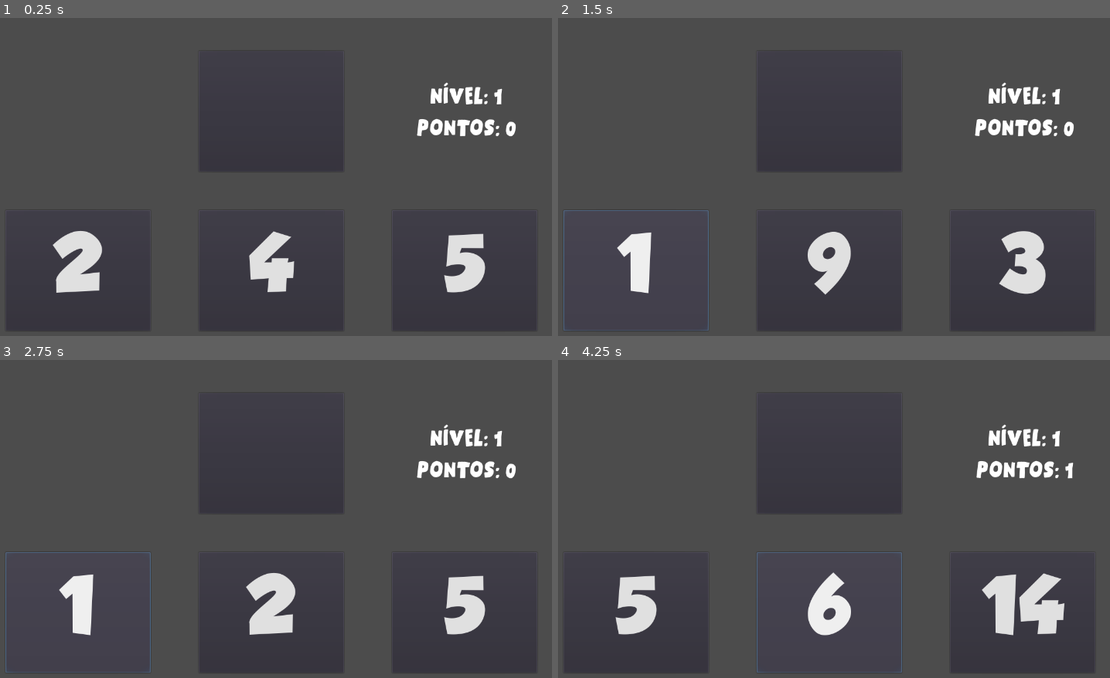
Above: before the commit, frames 1-4 (two rows, left to right).
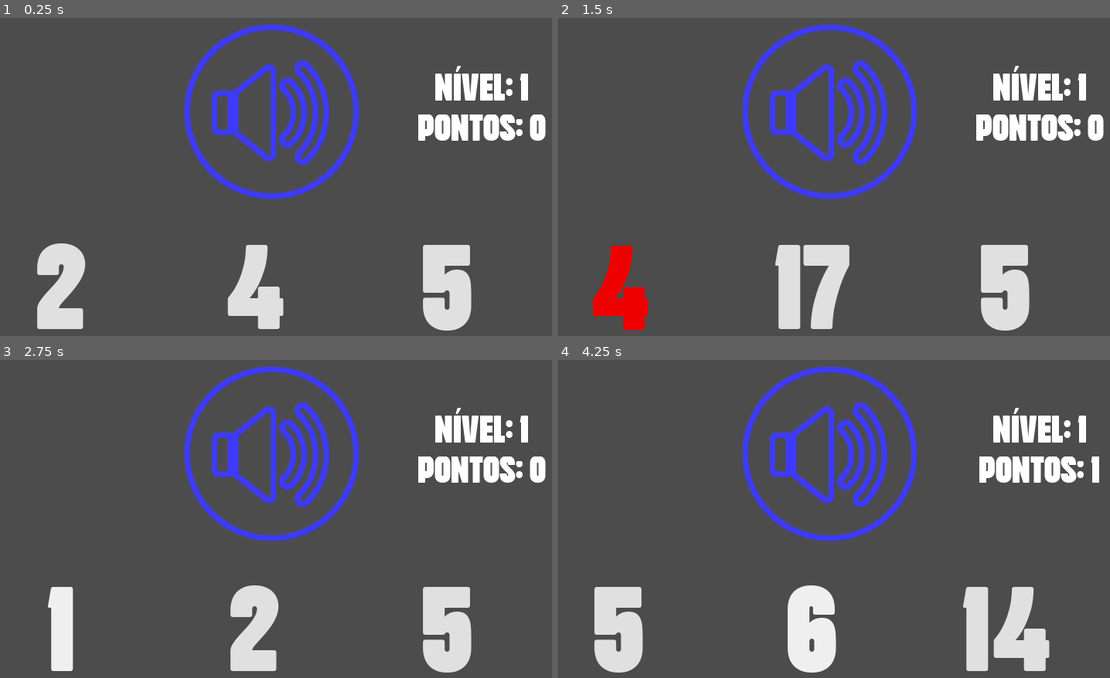
Above: after the commit, the same moments.

Repository: rauanb/Numeros
Game: Godot game, scene res://Main.tscn
The game is run twice, just before and just after one commit, with the same random seed, the same clock (stepped at 60 frames per second) and the same inputs. Sound files missing from this copy of the repository are replaced by a short silence.
Inputs:
- Up to frame 1 (0.25 s): no input
- Up to frame 2 (1.5 s): click "2" at 0.5 s; click "4" at 1.25 s
- Up to frame 3 (2.75 s): click "1" at 2 s
- Up to frame 4 (4.25 s): click "2" at 2.75 s; click "9" at 3.5 s

The runs differ from the first frame. In frame 1, 14% of the frame differs, in the area x 6-99%, y 1-99%; in frame 2, 14%; in frame 3, 14%; in frame 4, 15%.

Commit message:
interface ok

Diff:
--- a/Main.gd
+++ b/Main.gd
@@ -12,7 +12,7 @@
 
 func _ready():
 	randomize()
-	OS.set_current_screen(1)
+	OS.set_current_screen(0)
 	audio_list = get_audio_list(level)
 	name_list = audio_list
 	$CenterContainer/VBoxContainer/HBoxContainer2/Label.text = "Nível: " + str(level) + "\n" + "Pontos: " + str(score)
@@ -41,8 +41,7 @@
 	var buttons_list = $CenterContainer/VBoxContainer/HBoxContainer.get_children()
 	var sorted_button = buttons_list.pop_at(randi() % buttons_list.size())
 	correct_button = sorted_button
-
-
+	sorted_button.set_modulate(Color(1, 1, 1, 1))
 
 #	format label of button based on the sorted audio
 	correct.erase(0,correct.find("-")+1)
@@ -56,11 +55,19 @@
 		if txt == int(correct):
 			txt += randi() % 3 + 1
 		i.text = str(txt)
+		i.set_modulate(Color(1, 1, 1, 1))
 
 func check(button):
 	if button == correct_button:
+		button.set_modulate(Color(0, 1, 0, 1))
 		score += 1
+		$audioScore.play()
+		yield($audioScore,"finished")
 		update_score()
+	else:
+		button.set_modulate(Color(1, 0, 0, 1))
+		$audioError.play()
+		yield($audioError,"finished")
 	new_challenge()
 
 func update_score():
@@ -68,6 +75,8 @@
 
 	if score % 10 == 0:
 		level_up(1)
+		$audioLevelUp.play()
+		yield($audioLevelUp,"finished")
 
 func level_up(incr):
 	level += incr
--- a/Main.tscn
+++ b/Main.tscn
@@ -1,8 +1,14 @@
-[gd_scene load_steps=5 format=2]
+[gd_scene load_steps=11 format=2]
 
 [ext_resource path="res://Main.gd" type="Script" id=1]
-[ext_resource path="res://UI/FONT50.tres" type="DynamicFont" id=2]
-[ext_resource path="res://UI/FONT100.tres" type="DynamicFont" id=3]
+[ext_resource path="res://UI/font50.tres" type="DynamicFont" id=2]
+[ext_resource path="res://UI/font100.tres" type="DynamicFont" id=3]
+[ext_resource path="res://UI/soundIcon.png" type="Texture" id=4]
+[ext_resource path="res://UI/soundIconH.png" type="Texture" id=5]
+[ext_resource path="res://UI/TransparentButton.tres" type="StyleBox" id=6]
+[ext_resource path="res://Sfx/Error.wav" type="AudioStream" id=7]
+[ext_resource path="res://Sfx/LevelUp.wav" type="AudioStream" id=8]
+[ext_resource path="res://Sfx/Score.wav" type="AudioStream" id=9]
 
 [sub_resource type="Theme" id=1]
 default_font = ExtResource( 3 )
@@ -24,37 +30,40 @@
 }
 
 [node name="VBoxContainer" type="VBoxContainer" parent="CenterContainer"]
-margin_left = 90.0
-margin_top = 70.0
-margin_right = 1190.0
-margin_bottom = 650.0
+margin_left = 49.0
+margin_top = 9.0
+margin_right = 1231.0
+margin_bottom = 710.0
 custom_constants/separation = 80
 alignment = 1
 
 [node name="HBoxContainer2" type="HBoxContainer" parent="CenterContainer/VBoxContainer"]
-margin_right = 1100.0
-margin_bottom = 250.0
+margin_right = 1182.0
+margin_bottom = 370.0
 custom_constants/separation = 100
 alignment = 1
 
 [node name="IgnoreButton" type="Button" parent="CenterContainer/VBoxContainer/HBoxContainer2"]
 modulate = Color( 1, 1, 1, 0 )
 margin_right = 300.0
-margin_bottom = 250.0
+margin_bottom = 370.0
 rect_min_size = Vector2( 300, 250 )
 size_flags_horizontal = 0
 
-[node name="PlayButton" type="Button" parent="CenterContainer/VBoxContainer/HBoxContainer2"]
+[node name="PlayButton" type="TextureButton" parent="CenterContainer/VBoxContainer/HBoxContainer2"]
 margin_left = 400.0
-margin_right = 700.0
-margin_bottom = 250.0
+margin_right = 770.0
+margin_bottom = 370.0
 rect_min_size = Vector2( 300, 250 )
 size_flags_horizontal = 0
+texture_normal = ExtResource( 4 )
+texture_pressed = ExtResource( 5 )
 
 [node name="Label" type="Label" parent="CenterContainer/VBoxContainer/HBoxContainer2"]
-margin_left = 800.0
-margin_right = 1100.0
-margin_bottom = 250.0
+margin_left = 870.0
+margin_top = 60.0
+margin_right = 1182.0
+margin_bottom = 310.0
 rect_min_size = Vector2( 300, 250 )
 size_flags_horizontal = 0
 custom_fonts/font = ExtResource( 2 )
@@ -65,31 +74,57 @@
 uppercase = true
 
 [node name="HBoxContainer" type="HBoxContainer" parent="CenterContainer/VBoxContainer"]
-margin_top = 330.0
-margin_right = 1100.0
-margin_bottom = 580.0
+margin_top = 450.0
+margin_right = 1182.0
+margin_bottom = 701.0
 custom_constants/separation = 100
 
 [node name="Alt1Button" type="Button" parent="CenterContainer/VBoxContainer/HBoxContainer"]
 margin_right = 300.0
-margin_bottom = 250.0
+margin_bottom = 251.0
 rect_min_size = Vector2( 300, 250 )
+custom_styles/hover = ExtResource( 6 )
+custom_styles/pressed = ExtResource( 6 )
+custom_styles/focus = ExtResource( 6 )
+custom_styles/normal = ExtResource( 6 )
+text = "1"
 
 [node name="Alt2Button" type="Button" parent="CenterContainer/VBoxContainer/HBoxContainer"]
 margin_left = 400.0
 margin_right = 700.0
-margin_bottom = 250.0
+margin_bottom = 251.0
 rect_min_size = Vector2( 300, 250 )
+custom_styles/hover = ExtResource( 6 )
+custom_styles/pressed = ExtResource( 6 )
+custom_styles/focus = ExtResource( 6 )
+custom_styles/normal = ExtResource( 6 )
+__meta__ = {
+"_editor_description_": ""
+}
 
 [node name="Alt3Button" type="Button" parent="CenterContainer/VBoxContainer/HBoxContainer"]
 margin_left = 800.0
 margin_right = 1100.0
-margin_bottom = 250.0
+margin_bottom = 251.0
 rect_min_size = Vector2( 300, 250 )
+custom_styles/hover = ExtResource( 6 )
+custom_styles/pressed = ExtResource( 6 )
+custom_styles/focus = ExtResource( 6 )
+custom_styles/normal = ExtResource( 6 )
+__meta__ = {
+"_editor_description_": ""
+}
 
 [node name="audioNum" type="AudioStreamPlayer" parent="."]
 
 [node name="audioScore" type="AudioStreamPlayer" parent="."]
+stream = ExtResource( 9 )
+
+[node name="audioError" type="AudioStreamPlayer" parent="."]
+stream = ExtResource( 7 )
+
+[node name="audioLevelUp" type="AudioStreamPlayer" parent="."]
+stream = ExtResource( 8 )
 
 [connection signal="button_up" from="CenterContainer/VBoxContainer/HBoxContainer2/PlayButton" to="." method="_on_PlayButton_button_up"]
 [connection signal="button_up" from="CenterContainer/VBoxContainer/HBoxContainer/Alt1Button" to="." method="_on_Alt1Button_button_up"]
--- a/UI/FONT100.tres
+++ /dev/null
@@ -1,7 +0,0 @@
-[gd_resource type="DynamicFont" load_steps=2 format=2]
-
-[ext_resource path="res://UI/GROBOLD.ttf" type="DynamicFontData" id=1]
-
-[resource]
-size = 150
-font_data = ExtResource( 1 )
--- a/UI/FONT50.tres
+++ /dev/null
@@ -1,7 +0,0 @@
-[gd_resource type="DynamicFont" load_steps=2 format=2]
-
-[ext_resource path="res://UI/Cosmic Turtle DEMO.otf" type="DynamicFontData" id=1]
-
-[resource]
-size = 50
-font_data = ExtResource( 1 )
--- /dev/null
+++ b/UI/TransparentButton.tres
@@ -0,0 +1,4 @@
+[gd_resource type="StyleBoxFlat" format=2]
+
+[resource]
+bg_color = Color( 0.6, 0.6, 0.6, 0 )
--- /dev/null
+++ b/UI/font100.tres
@@ -0,0 +1,7 @@
+[gd_resource type="DynamicFont" load_steps=2 format=2]
+
+[ext_resource path="res://UI/Hartone Softed.ttf" type="DynamicFontData" id=1]
+
+[resource]
+size = 250
+font_data = ExtResource( 1 )
--- /dev/null
+++ b/UI/font50.tres
@@ -0,0 +1,7 @@
+[gd_resource type="DynamicFont" load_steps=2 format=2]
+
+[ext_resource path="res://UI/Hartone Softed.ttf" type="DynamicFontData" id=1]
+
+[resource]
+size = 80
+font_data = ExtResource( 1 )
--- a/project.godot
+++ b/project.godot
@@ -18,6 +18,10 @@
 
 window/size/width=1280
 window/size/height=720
+window/size/test_width=640
+window/size/test_height=360
+window/stretch/mode="2d"
+window/stretch/aspect="keep"
 
 [physics]
 
Not shown, added: Sfx/Error.ogg.import
Not shown, added: Sfx/Error.wav.import
Not shown, added: Sfx/LevelUp.ogg.import
Not shown, added: Sfx/LevelUp.wav.import
Not shown, added: Sfx/Score.ogg.import
Not shown, added: Sfx/Score.wav.import
Binary file removed: UI/Cosmic Turtle DEMO.otf
Binary file removed: UI/GROBOLD.ttf
Binary file added: UI/Hartone Softed.ttf
Binary file added: UI/soundIcon.png
Not shown, added: UI/soundIcon.png.import
Binary file added: UI/soundIconH.png
(and 8 more such lines)
